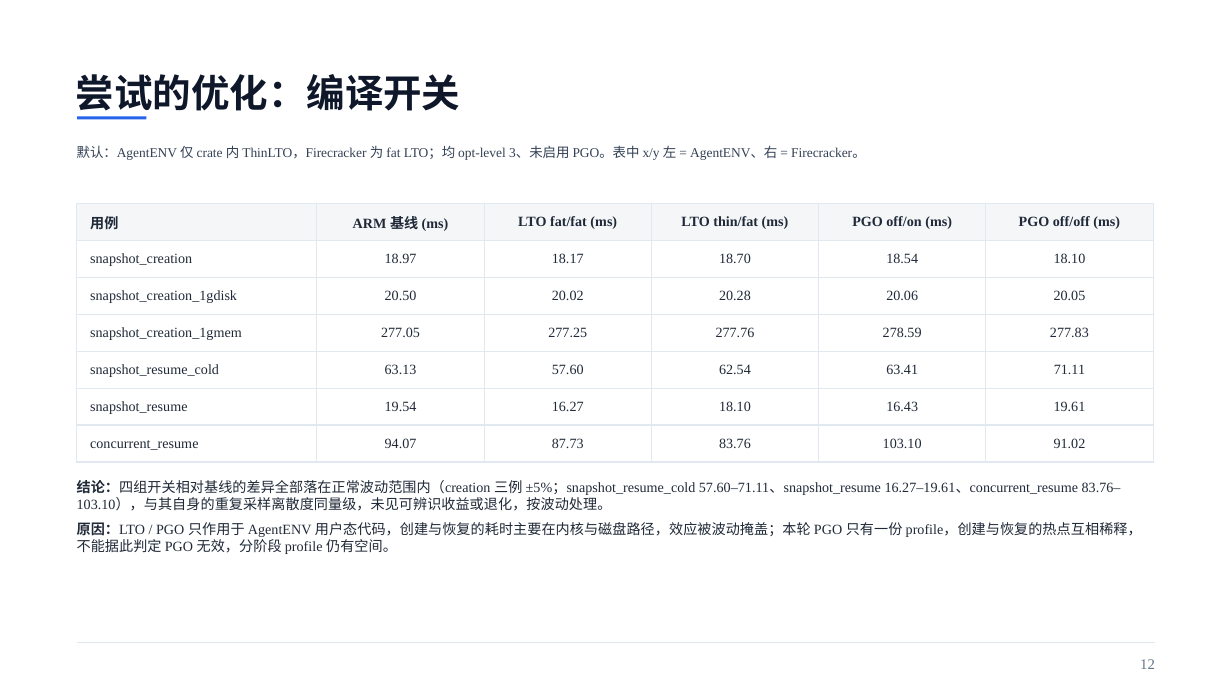
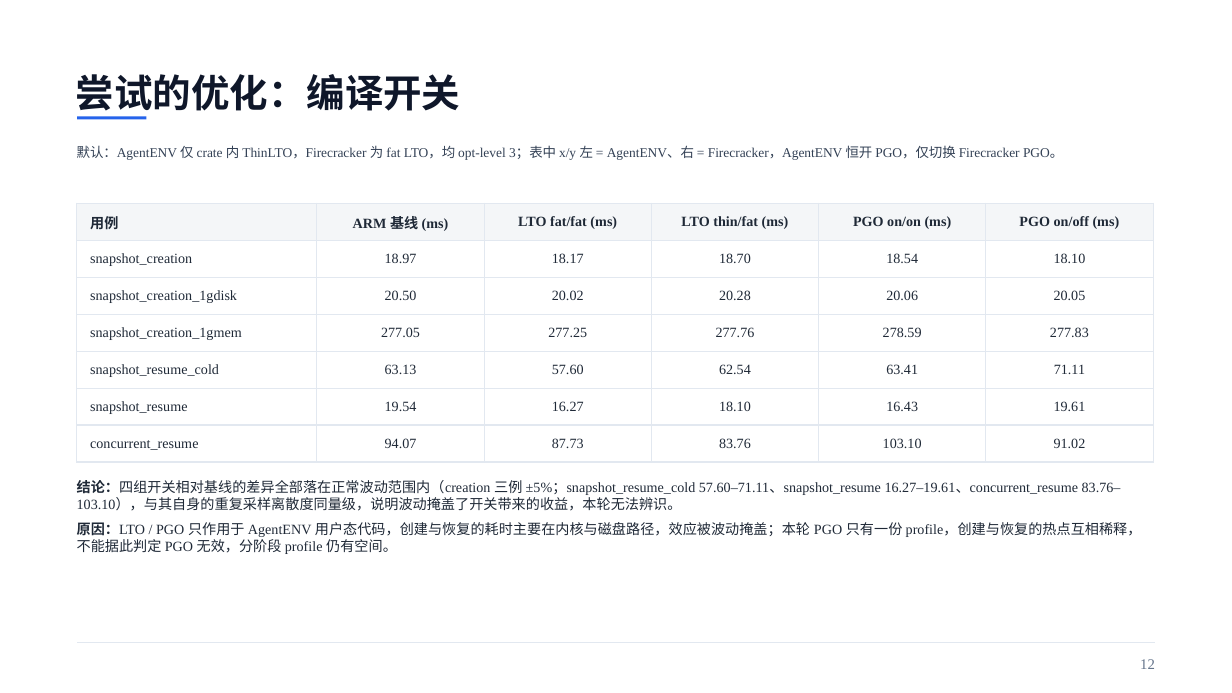
Before and after one commit to liushiqin-647/aenv, a slide deck: slide 12 of agentenv_20261102_polished.pptx. Drawn at 1232x693 pixels with LibreOffice and Linux fonts; fonts in the diff are those of the drawing. Boxes give left, top, right and bottom in pixels: in the first picture for what was removed or moved away, otherwise in the second. Text is boxed around its words. In the diff, an @@ line names an element or a change of style, - is before the commit and + after.

```diff
--- a/agentenv_20261102_polished.pptx
+++ b/agentenv_20261102_polished.pptx
@@ text at (77,145,1063,160): text changed @@
-默认：AgentENV 仅 crate 内 ThinLTO，Firecracker 为 fat LTO；均 opt-level 3、未启用 PGO。表中 x/y 左 = AgentENV、右 = Firecracker。
+默认：AgentENV 仅 crate 内 ThinLTO，Firecracker 为 fat LTO，均 opt-level 3；表中 x/y 左 = AgentENV、右 = Firecracker，AgentENV 恒开 PGO，仅切换 Firecracker PGO。
@@ table at (77,203,1153,462) @@
-row 1, column 5: PGO off/on (ms)
+row 1, column 5: PGO on/on (ms)
-row 1, column 6: PGO off/off (ms)
+row 1, column 6: PGO on/off (ms)
@@ text at (77,480,1121,511): text changed @@
-结论：四组开关相对基线的差异全部落在正常波动范围内（creation 三例 ±5%；snapshot_resume_cold 57.60–71.11、snapshot_resume 16.27–19.61、concurrent_resume 83.76–103.10），与其自身的重复采样离散度同量级，未见可辨识收益或退化，按波动处理。
+结论：四组开关相对基线的差异全部落在正常波动范围内（creation 三例 ±5%；snapshot_resume_cold 57.60–71.11、snapshot_resume 16.27–19.61、concurrent_resume 83.76–103.10），与其自身的重复采样离散度同量级，说明波动掩盖了开关带来的收益，本轮无法辨识。
```
Also in this commit, not shown: 4 other slides changed.
